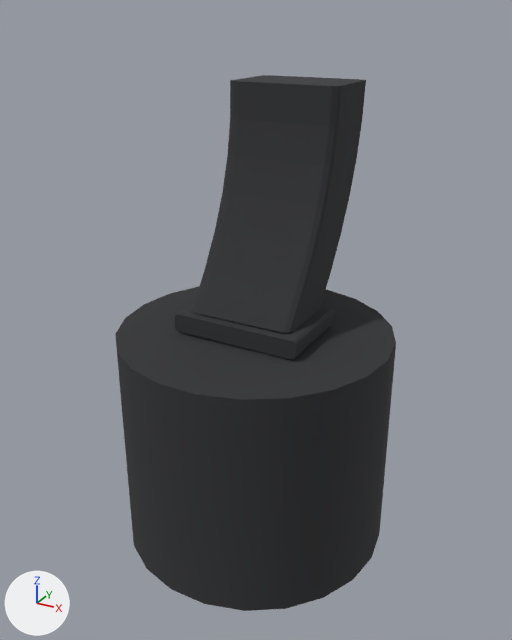
What one commit did to the glTF model assets/models/attachment_shotgun_drum.glb.
Camera for both pictures: a 50 mm lens placed at (0.162, -0.292, -0.021), pointed at (-0.008, 0.018, -0.176). Lighting does not change. The marker at lower left points along +X, +Y and +Z. The picture after the commit comes second. Vertices at exactly the same position are counted once.

In view in the first picture: 'attachment_shotgun_drum__shotgun_drum__shotgun_drum__magazine'.
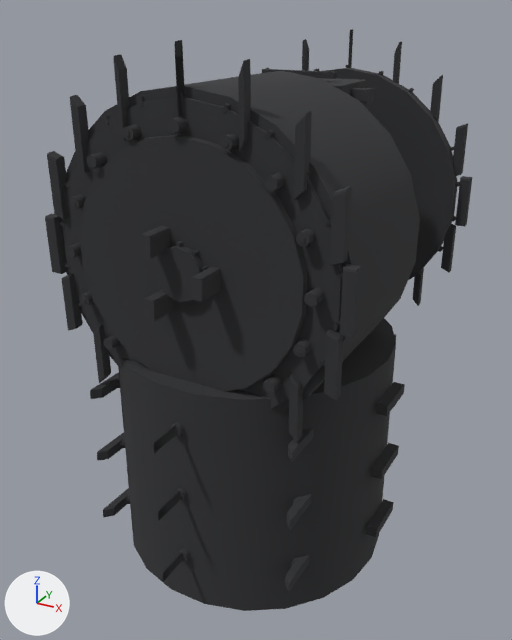
Patch to the scene script:
```diff
--- a/assets/models/attachment_shotgun_drum.glb.py
+++ b/assets/models/attachment_shotgun_drum.glb.py
@@ me_geometry_278_ds_wpolymer @@
 # used by ob_attachment_shotgun_drum__shotgun_drum__shotgun_drum__magazine; location = (0.0, 0.0, 0.0)
-me_geometry_278_ds_wpolymer.from_pydata(...)  # 284 vertices, 536 faces; spans x -0.072..0.072, y -0.068..0.074, z -0.314..-0.054
+me_geometry_278_ds_wpolymer.from_pydata(...)  # 5432 vertices, 9524 faces; spans x -0.078..0.078, y -0.087..0.122, z -0.338..-0.032
+# me_geometry_278_ds_wpolymer part 1: 5068 vertices added at x -0.078..0.078, y -0.087..0.122, z -0.338..-0.032
+# other edits to the shape of me_geometry_278_ds_wpolymer do not show in these pictures
 me_geometry_278_ds_wpolymer.materials.append(mat_ds_wpolymer)
```

Boxes [x1, y1, x2, y2] around the edits, measured in the pictures (512 x 640 px):
'attachment_shotgun_drum__shotgun_drum__shotgun_drum__magazine', reshaped (52% wider, 9% taller)
    before: [115, 75, 396, 611]
    after: [45, 29, 472, 611]
part 1 of me_geometry_278_ds_wpolymer, added
    after: [45, 29, 472, 591]
